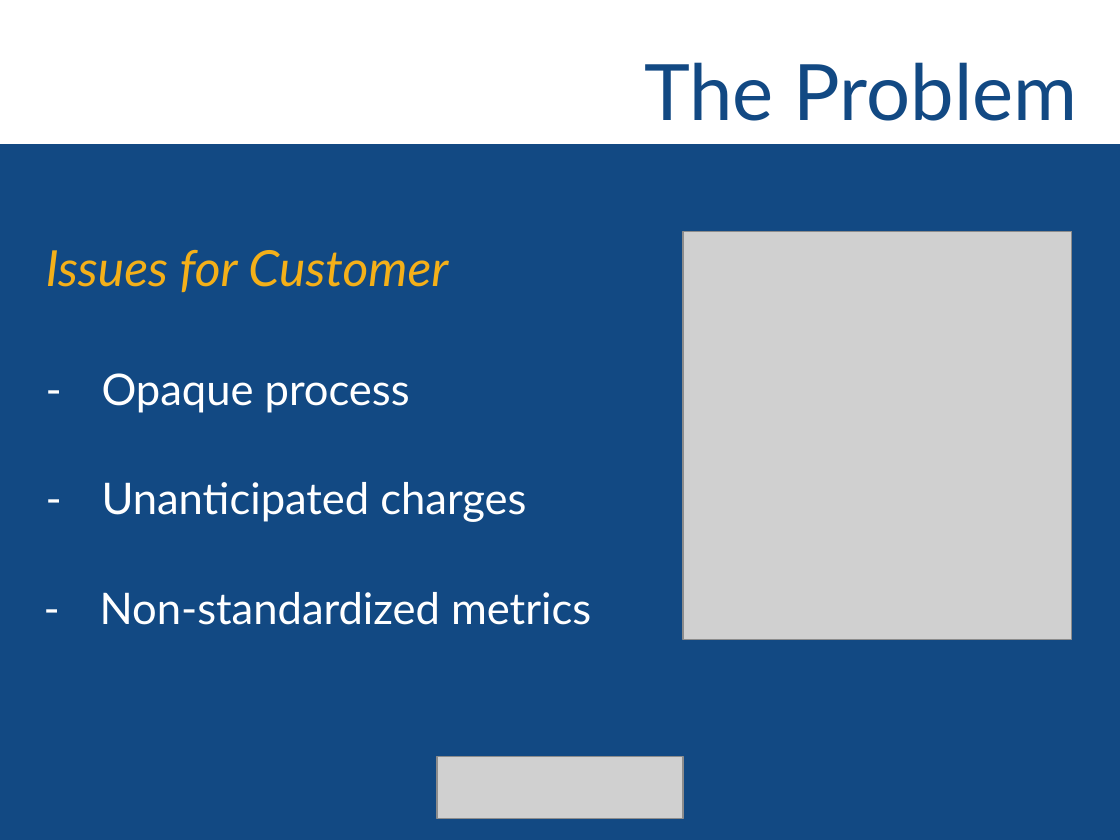
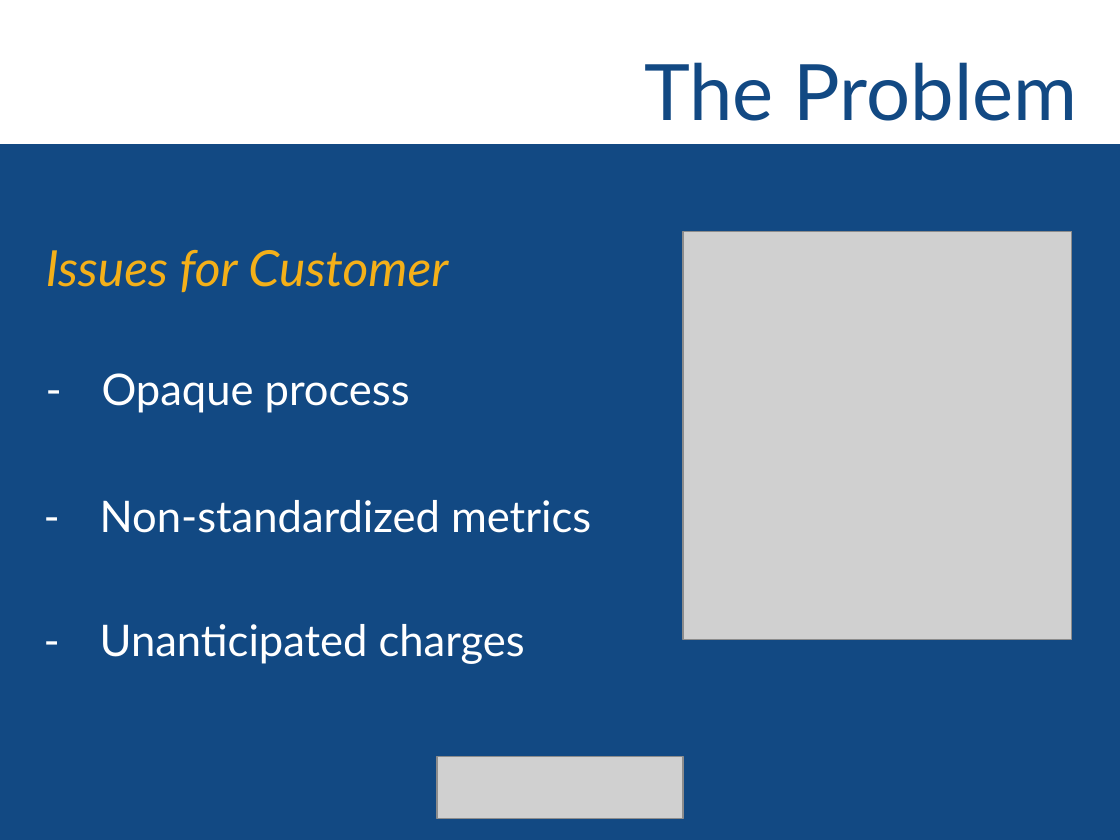
Before and after one commit to GeoffMcLennan/HackBD, a slide deck: slide 3 of HACKBD-presentation.pptx. Drawn at 1120x840 pixels with LibreOffice and Linux fonts; fonts in the diff are those of the drawing; grey boxes stand for pictures. Boxes give left, top, right and bottom in pixels: in the first picture for what was removed or moved away, otherwise in the second. Text is boxed around its words. In the diff, an @@ line names an element or a change of style, - is before the commit and + after.

Commit message:
updated powerpoint

```diff
--- a/HACKBD-presentation.pptx
+++ b/HACKBD-presentation.pptx
@@ text "- Non-standardized metrics": place and size @@
-text "- Non-standardized metrics" at bbox=[100, 592, 591, 625]
+text "- Non-standardized metrics" at bbox=[100, 500, 591, 533]
@@ text "- Unanticipated charges": place and size @@
-text "- Unanticipated charges" at bbox=[102, 482, 526, 522]
+text "- Unanticipated charges" at bbox=[100, 624, 525, 664]
```
